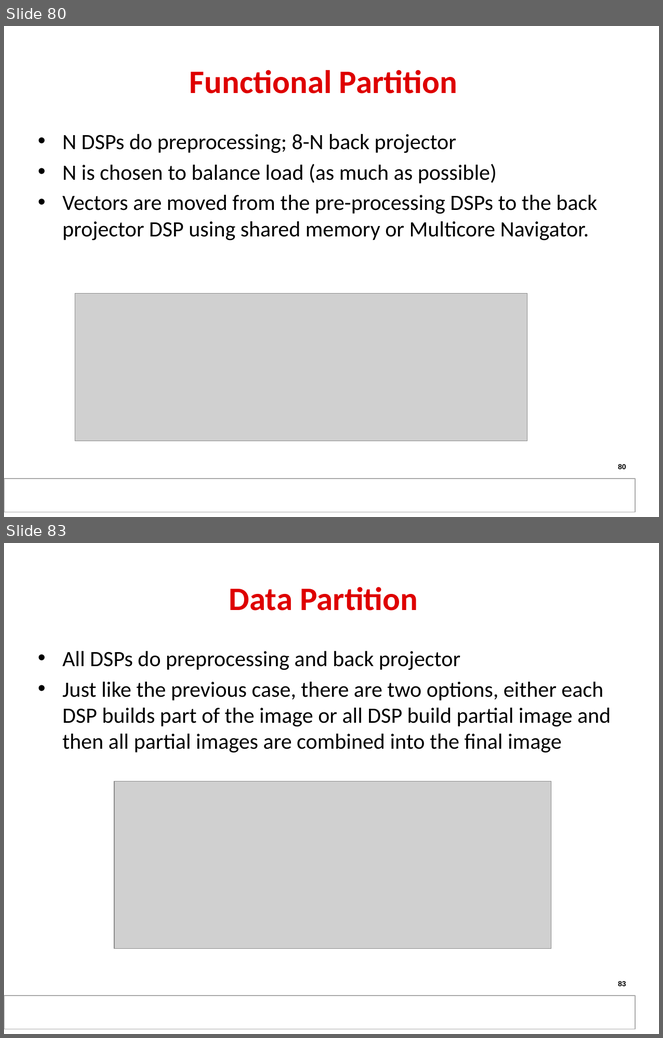
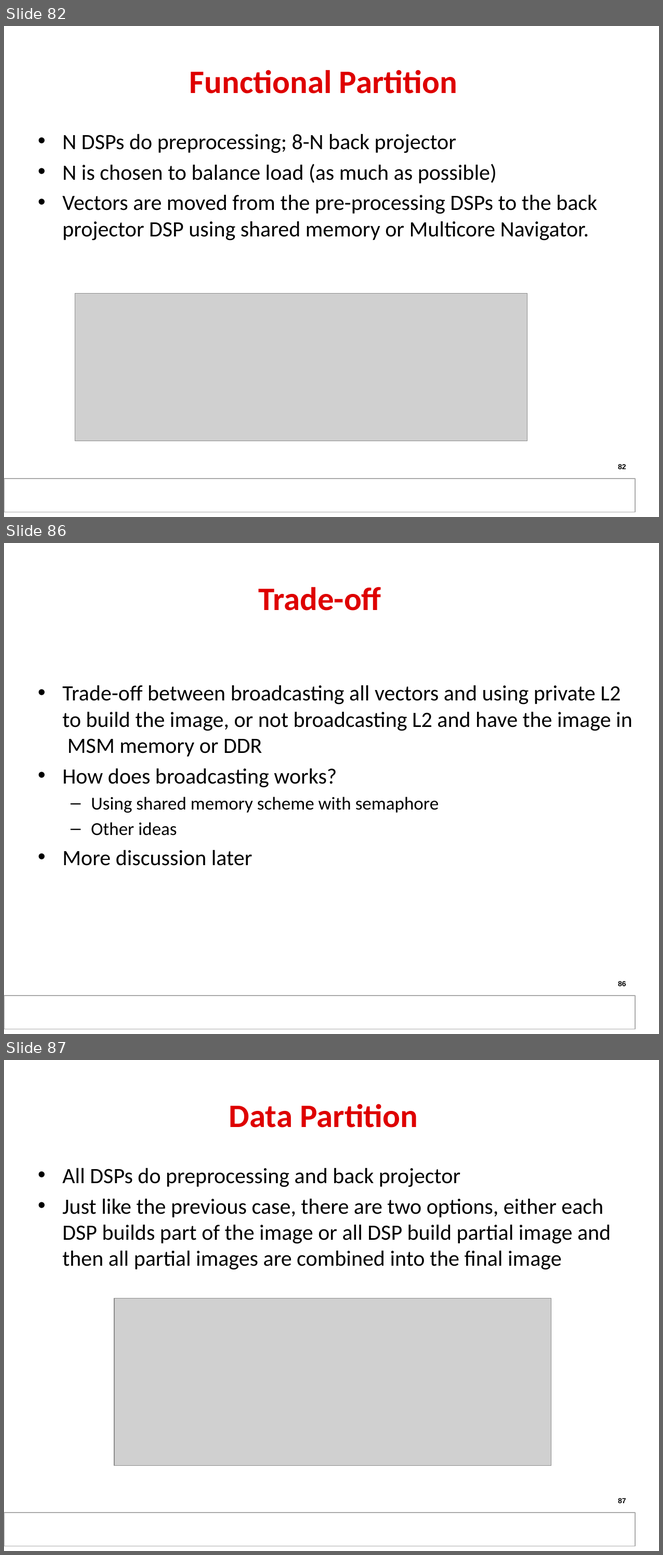
Before and after one commit to hari1989/keystone-workshop, a slide deck: slides/KeyStone Multicore Design.pptx. Shown one above the other, each under a label of ours: slides 80 and 83 before the commit, slides 82, 86 and 87 after it; the slides between them are not shown. The pictures are 663x1038 and 663x1555 pixels, drawn with LibreOffice and Linux fonts; fonts in the diff are those of the drawing; grey boxes stand for pictures; background and template pictures are left out. Boxes give left, top, right and bottom in pixels: in the first picture for what was removed or moved away, otherwise in the second. Text is boxed around its words. In the diff, an @@ line names an element or a change of style, - is before the commit and + after.

```diff
--- a/slides/KeyStone Multicore Design.pptx
+++ b/slides/KeyStone Multicore Design.pptx
@@ slide 86 added at bbox=[4, 543, 659, 1034], background #FFFFFF; not listed: 1 template element that a slide beside it also shows @@
@@ title added at bbox=[258, 587, 381, 611], 36 pt, text #DE0000, bold @@
+Trade-off
@@ text added at bbox=[62, 685, 633, 866], 24 pt, text #000000 @@
+• Trade-off between broadcasting all vectors and using private L2 to build the image, or not broadcasting L2 and have the image in MSM memory or DDR
+• How does broadcasting works?
+  – Using shared memory scheme with semaphore
+  – Other ideas
+• More discussion later
@@ page number added at bbox=[618, 981, 626, 987], 8 pt, text #000000 @@
+86
@@ what was slide 80 is now slide 82 @@
@@ page number at bbox=[618, 464, 626, 470]: text changed @@
-80
+82
@@ what was slide 83 is now slide 87 @@
@@ page number at bbox=[618, 1498, 626, 1504]: text changed @@
-83
+87
```
Also in this commit, not shown: 11 slides changed, 4 other slides added, 1 slide removed.
